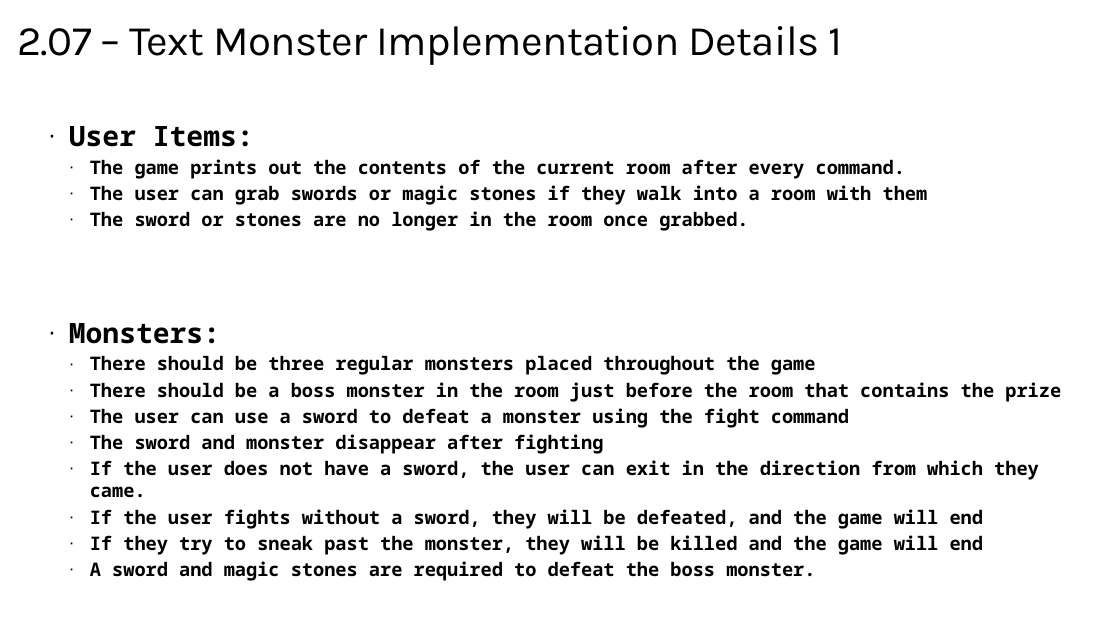
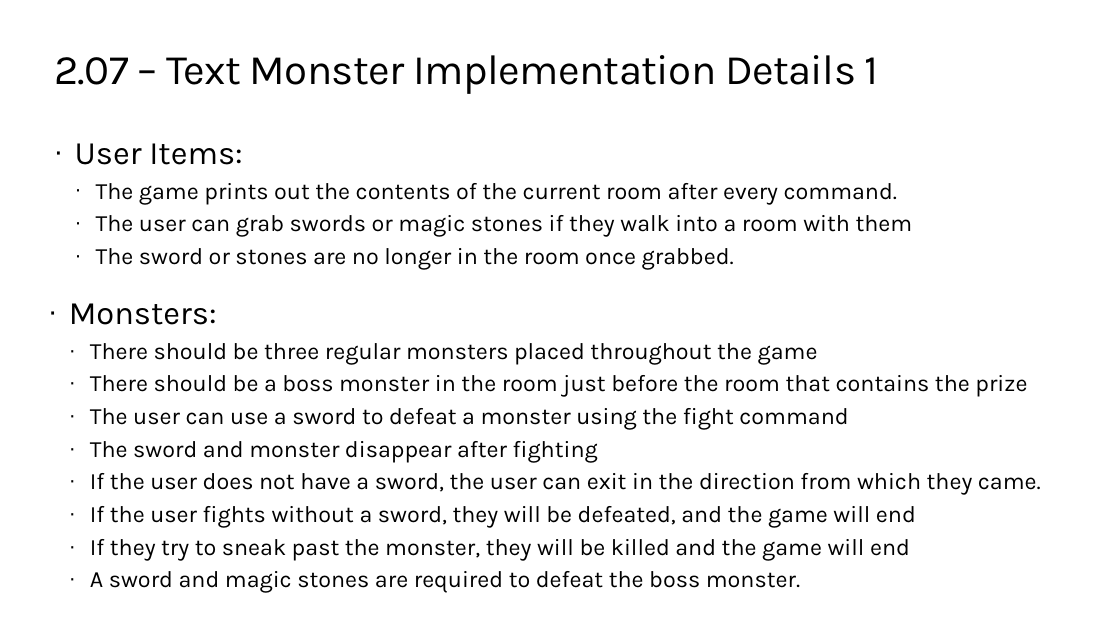
Before and after one commit to TEALSK12/2nd-semester-introduction-to-computer-science, a slide deck: slide 5 of docs/units/2_unit/slidedecks/Intro Python 2.07 TEALS.pptx. Drawn at 1120x630 pixels with LibreOffice and Linux fonts; fonts in the diff are those of the drawing; background and template pictures are left out. Boxes give left, top, right and bottom in pixels: in the first picture for what was removed or moved away, otherwise in the second. Text is boxed around its words. In the diff, an @@ line names an element or a change of style, - is before the commit and + after.

Commit message:
Added PPT Decks

```diff
--- a/docs/units/2_unit/slidedecks/Intro Python 2.07 TEALS.pptx
+++ b/docs/units/2_unit/slidedecks/Intro Python 2.07 TEALS.pptx
@@ title "2.07 – Text Monster Implementation ...": place and size @@
-title "2.07 – Text Monster Implementation ..." at (17,26,842,65)
+title "2.07 – Text Monster Implementation ..." at (54,55,879,94)
@@ text "User Items:": place and size @@
-text "User Items:" at (69,126,928,231)
+text "User Items:" at (75,143,913,269)
@@ text "User Items:" at (75,143,913,269): size 24 to 28 pt in "User Items:"; font Noto Sans Mono to Karla, bold off, size 16 to 20 pt @@
@@ text "Monsters:": place and size @@
-text "Monsters:" at (69,323,1061,581)
+text "Monsters:" at (69,303,1041,593)
@@ text "Monsters:" at (69,303,1041,593): size 24 to 28 pt in "Monsters:"; font Noto Sans Mono to Karla, bold off, size 16 to 20 pt @@
```
Also in this commit, not shown: 6 other slides changed, 17 other files.
